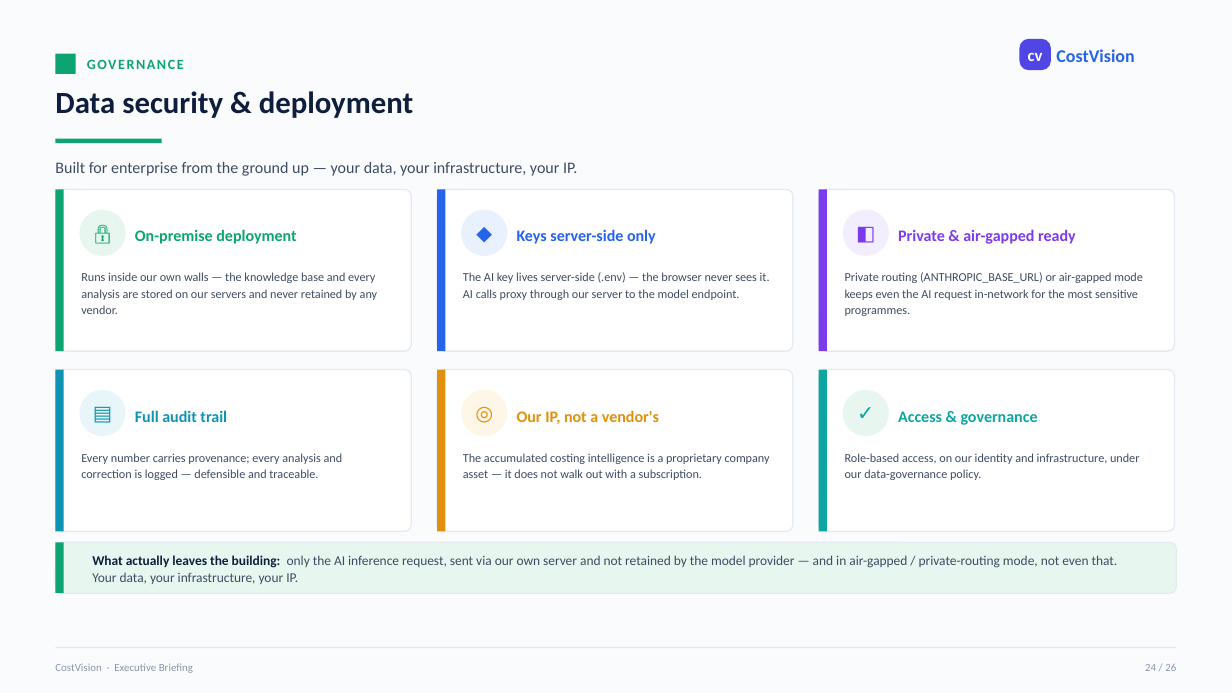
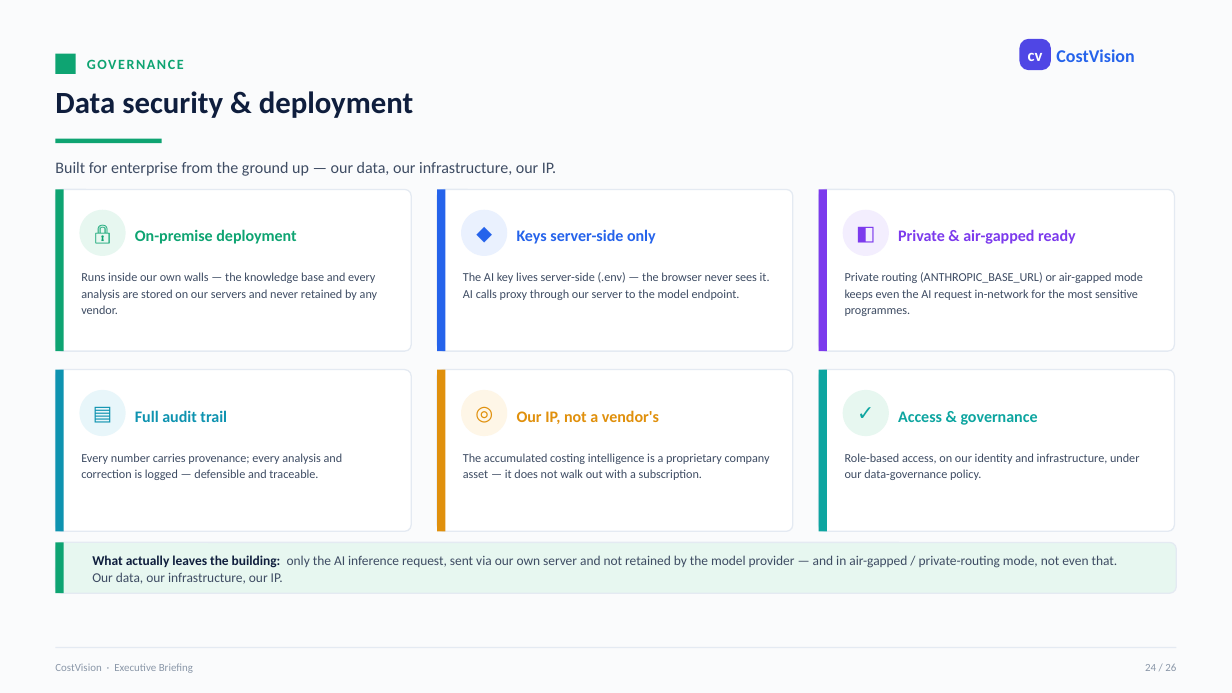
Before and after one commit to bhosaleavinash546/leamington-marathi, a slide deck: slide 24 of CostVision-Platform-Executive-Briefing.pptx. Drawn at 1232x693 pixels with LibreOffice and Linux fonts; fonts in the diff are those of the drawing. Boxes give left, top, right and bottom in pixels: in the first picture for what was removed or moved away, otherwise in the second. Text is boxed around its words. In the diff, an @@ line names an element or a change of style, - is before the commit and + after.

```diff
--- a/CostVision-Platform-Executive-Briefing.pptx
+++ b/CostVision-Platform-Executive-Briefing.pptx
@@ text at <box>55,162,556,176</box>: text changed @@
-Built for enterprise from the ground up — your data, your infrastructure, your IP.
+Built for enterprise from the ground up — our data, our infrastructure, our IP.
@@ text at <box>92,555,1118,584</box>: text changed @@
-What actually leaves the building: only the AI inference request, sent via our own server and not retained by the model provider — and in air-gapped / private-routing mode, not even that. Your data, your infrastructure, your IP.
+What actually leaves the building: only the AI inference request, sent via our own server and not retained by the model provider — and in air-gapped / private-routing mode, not even that. Our data, our infrastructure, our IP.
```
Also in this commit, not shown: 14 other slides changed.
